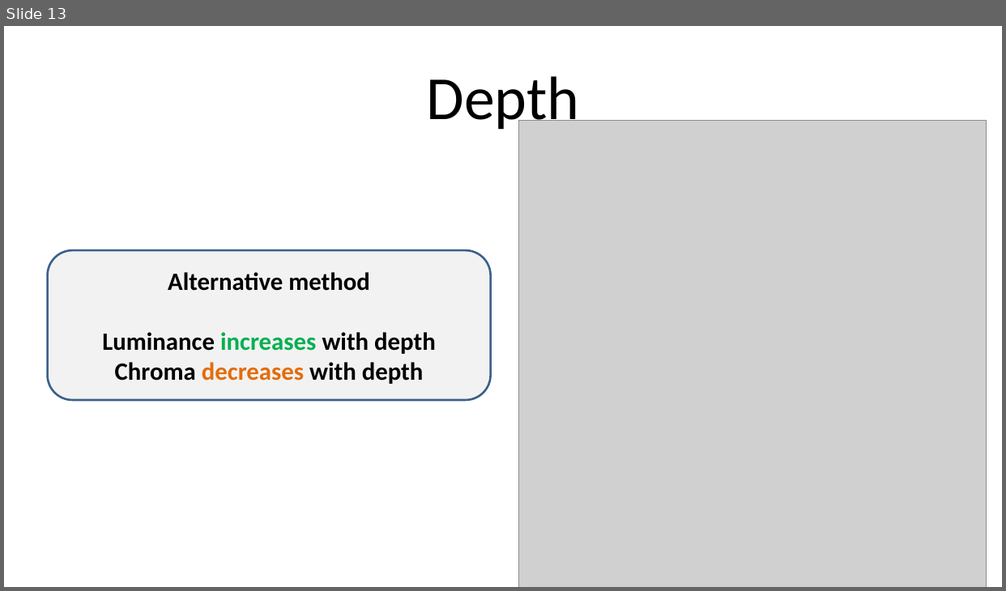
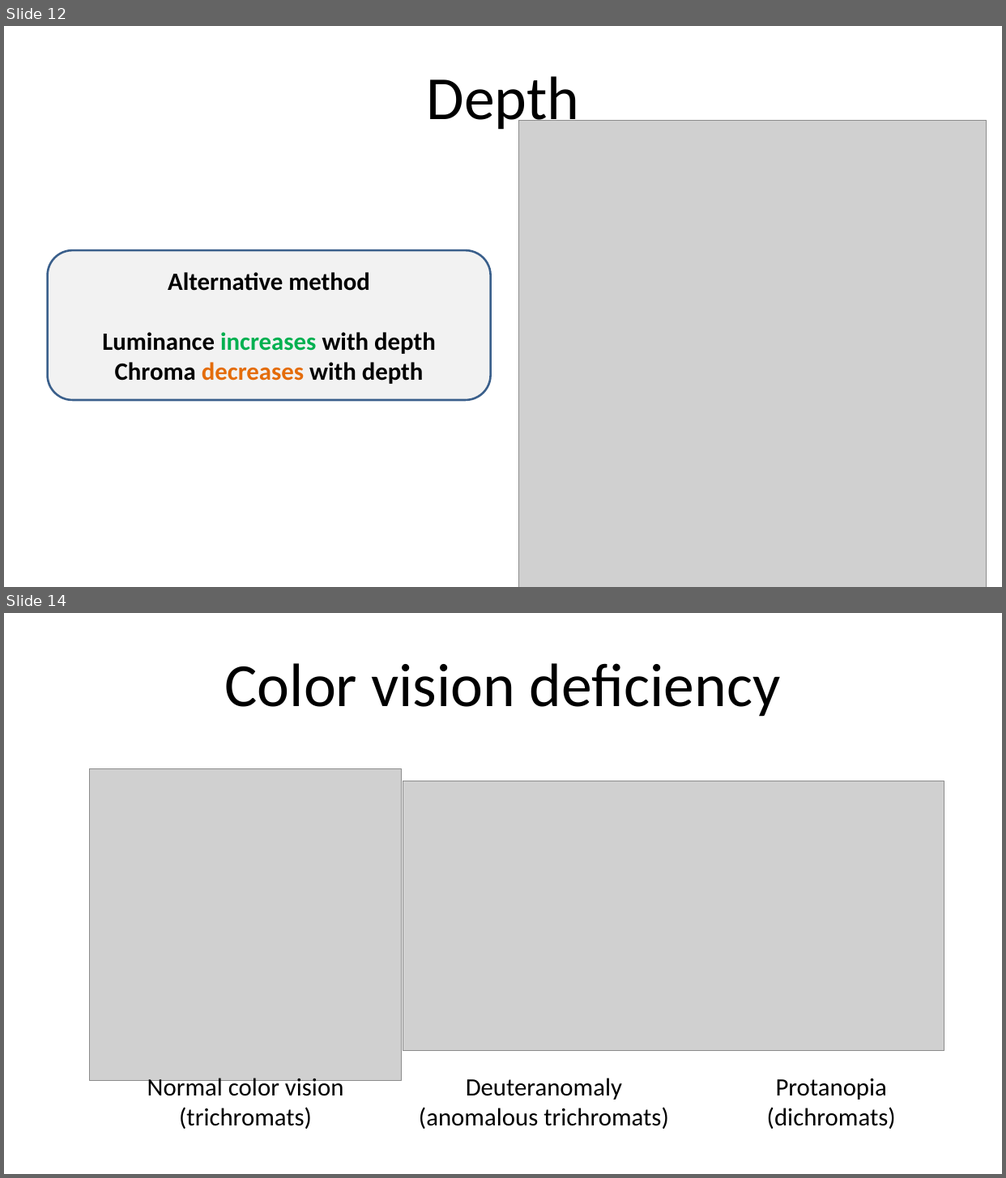
Before and after one commit to mtennekes/hierCols, a slide deck: presentation/TreeColors_pres.pptx. Shown one above the other, each under a label of ours: slide 13 before the commit, slides 12 and 14 after it; the slides between them are not shown. The pictures are 1006x591 and 1006x1178 pixels, drawn with LibreOffice and Linux fonts; fonts in the diff are those of the drawing; grey boxes stand for pictures. Boxes give left, top, right and bottom in pixels: in the first picture for what was removed or moved away, otherwise in the second. Text is boxed around its words. In the diff, an @@ line names an element or a change of style, - is before the commit and + after.

```diff
--- a/presentation/TreeColors_pres.pptx
+++ b/presentation/TreeColors_pres.pptx
@@ slide 14 added at <box>4,613,1002,1174</box>, background #FFFFFF @@
@@ title added at <box>224,663,781,717</box>, 59 pt, text #000000 @@
+Color vision deficiency
@@ picture added at <box>89,769,402,1081</box> @@
@@ picture added at <box>403,781,944,1051</box> @@
@@ text added at <box>147,1076,343,1129</box>, 24 pt, text #000000 @@
+Normal color vision
+(trichromats)
@@ text added at <box>419,1078,669,1129</box>, 24 pt, text #000000 @@
+Deuteranomaly
+(anomalous trichromats)
@@ text added at <box>767,1079,896,1129</box>, 24 pt, text #000000 @@
+Protanopia
+(dichromats)
@@ what was slide 13 is now slide 12 @@
```
Also in this commit, not shown: 5 slides changed, 7 other slides added, 3 slides removed, 17 other files.
